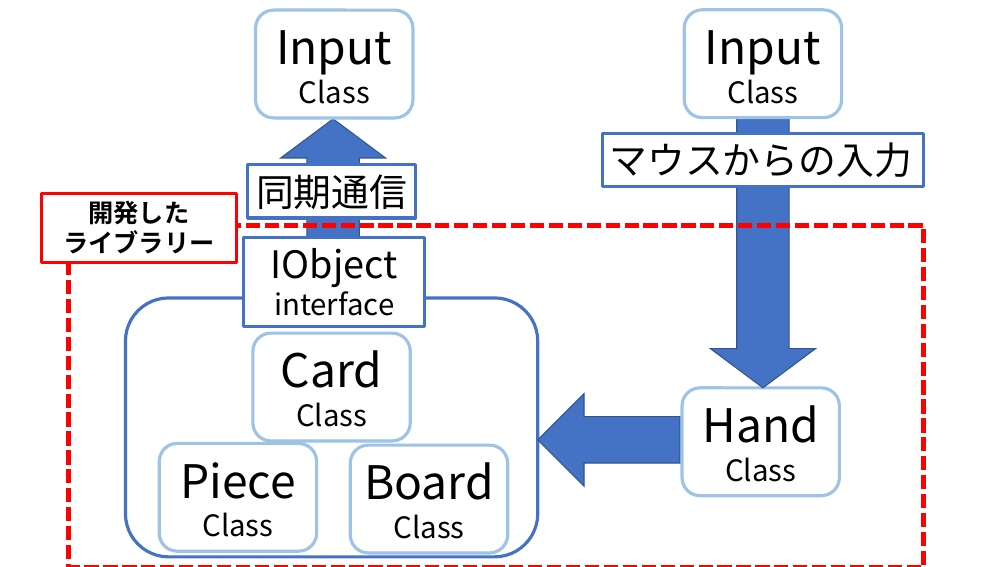
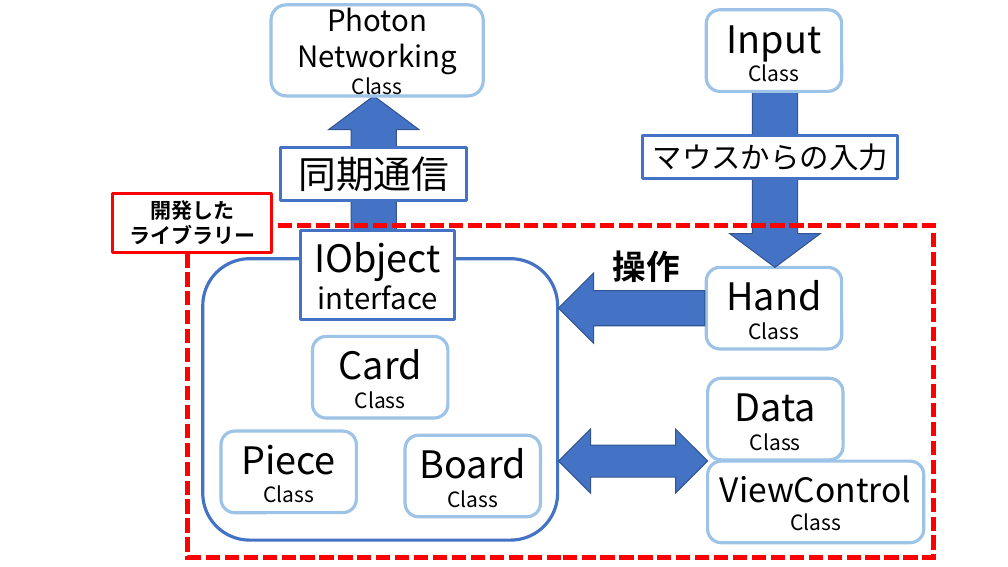
Before and after one commit to holmesYF/BoradGameCreator, a slide deck: slide 11 of 論文/卒研用図.pptx. Drawn at 1008x567 pixels with LibreOffice and Linux fonts; fonts in the diff are those of the drawing. Boxes give left, top, right and bottom in pixels: in the first picture for what was removed or moved away, otherwise in the second. Text is boxed around its words. In the diff, an @@ line names an element or a change of style, - is before the commit and + after.

```diff
--- a/論文/卒研用図.pptx
+++ b/論文/卒研用図.pptx
@@ rounded rectangle "Photon": place and size @@
-rounded rectangle "Photon" at <box>256,10,413,118</box>
+rounded rectangle "Photon" at <box>271,5,483,96</box>
@@ text in rounded rectangle at <box>297,3,457,75</box>: text changed; size 44 to 28 pt @@
-Input
+Photon
+Networking
@@ rounded rectangle "Input": place and size @@
-rounded rectangle "Input" at <box>684,10,842,118</box>
+rounded rectangle "Input" at <box>706,10,842,91</box>
@@ rounded rectangle "Input" at <box>706,10,842,91</box>: size 44 to 36 pt in "Input"; size 28 to 20 pt in "Class" @@
@@ text in rounded rectangle at <box>352,77,403,99</box>: size 28 to 20 pt in "Class" @@
@@ down arrow: place and size @@
-down arrow at <box>281,119,386,239</box>
+down arrow at <box>329,96,419,234</box>
@@ down arrow: place and size @@
-down arrow at <box>711,118,816,388</box>
+down arrow at <box>730,91,820,268</box>
@@ rectangle "同期通信": place and size @@
-rectangle "同期通信" at <box>248,165,416,219</box>
+rectangle "同期通信" at <box>281,147,467,201</box>
@@ rectangle "マウスからの入力": place and size @@
-rectangle "マウスからの入力" at <box>602,133,924,187</box>
+rectangle "マウスからの入力" at <box>643,135,898,178</box>
@@ rectangle "マウスからの入力" at <box>643,135,898,178</box>: size 36 to 28 pt; alignment left to centre @@
@@ rectangle "開発した": place and size @@
-rectangle "開発した" at <box>41,194,236,262</box>
+rectangle "開発した" at <box>113,194,271,252</box>
@@ rectangle "開発した" at <box>113,194,271,252</box>: size 24 to 20 pt @@
@@ rectangle: place and size @@
-rectangle at <box>69,225,924,567</box>
+rectangle at <box>188,225,934,557</box>
@@ rectangle "IObject": place and size @@
-rectangle "IObject" at <box>243,237,424,327</box>
+rectangle "IObject" at <box>301,231,454,320</box>
@@ rounded rectangle: place and size @@
-rounded rectangle at <box>126,298,538,557</box>
+rounded rectangle at <box>203,259,557,540</box>
@@ text "操作": place and size @@
-text "操作" at <box>603,416,670,418</box>
+text "操作" at <box>613,250,680,282</box>
@@ text "操作" at <box>613,250,680,282</box>: text colour #FFFFFF to #000000 @@
@@ rounded rectangle "Hand": place and size @@
-rounded rectangle "Hand" at <box>682,388,839,496</box>
+rounded rectangle "Hand" at <box>706,268,842,349</box>
@@ rounded rectangle "Hand" at <box>706,268,842,349</box>: size 44 to 36 pt in "Hand"; size 28 to 20 pt in "Class" @@
@@ right arrow: place and size @@
-right arrow at <box>538,394,680,487</box>
+right arrow at <box>559,273,706,343</box>
@@ rounded rectangle "Card": place and size @@
-rounded rectangle "Card" at <box>253,333,411,442</box>
+rounded rectangle "Card" at <box>312,337,448,418</box>
@@ rounded rectangle "Card" at <box>312,337,448,418</box>: size 44 to 36 pt in "Card"; size 28 to 20 pt in "Class" @@
@@ rounded rectangle added at <box>708,378,843,460</box>, outline #9DC3E6 3 pt, 20 pt, text #000000 @@
+Data
+Class
@@ rounded rectangle "Piece": place and size @@
-rounded rectangle "Piece" at <box>160,443,317,551</box>
+rounded rectangle "Piece" at <box>221,431,356,513</box>
@@ rounded rectangle "Piece" at <box>221,431,356,513</box>: size 44 to 36 pt in "Piece"; size 28 to 20 pt in "Class" @@
@@ rounded rectangle "Board": place and size @@
-rounded rectangle "Board" at <box>350,445,507,554</box>
+rounded rectangle "Board" at <box>405,436,541,517</box>
@@ rounded rectangle "Board" at <box>405,436,541,517</box>: size 44 to 36 pt in "Board"; size 28 to 20 pt in "Class" @@
@@ left right arrow added at <box>559,430,708,494</box>, fill #4472C4, outline #325491 1 pt @@
@@ rounded rectangle added at <box>708,461,924,543</box>, outline #9DC3E6 3 pt, 32 pt, text #000000 @@
+ViewControl
+Class
```
Also in this commit, not shown: 1 other slide changed, 2 slides added, 15 other files.
